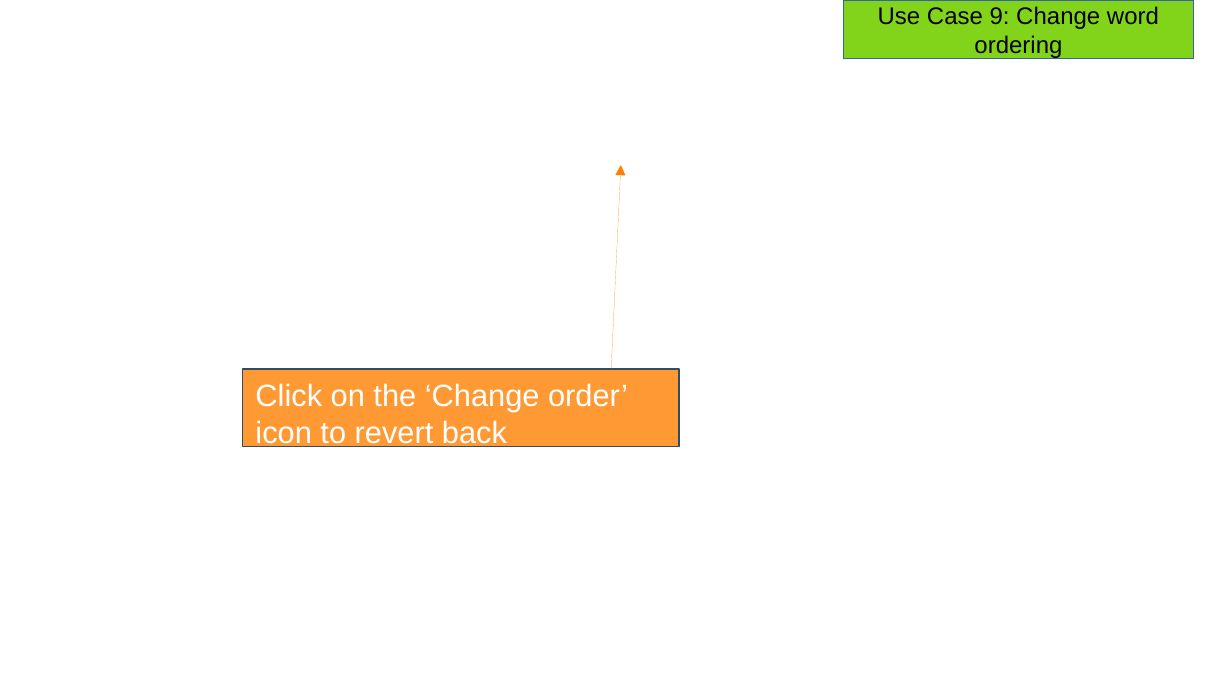
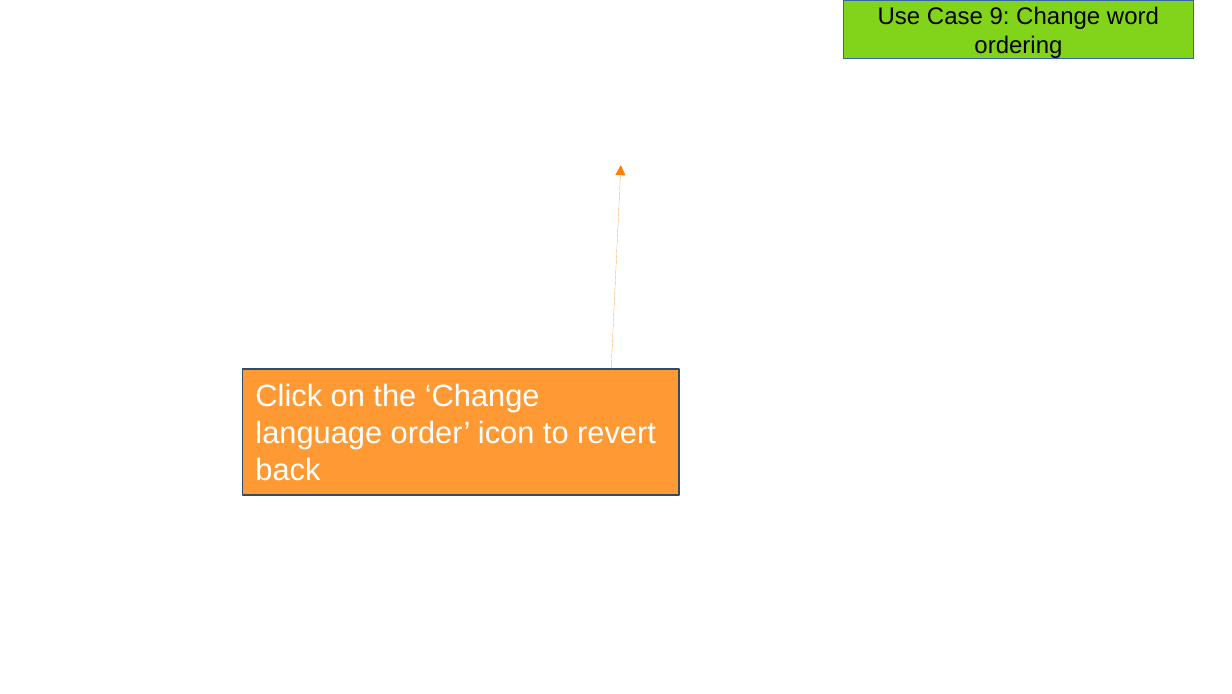
Before and after one commit to SaltyW123/gp20, a slide deck: slide 41 of dev/20200218/osp1/UI-Spec-Presentation/Demo_of_UI.odp. Drawn at 1232x694 pixels with LibreOffice and Linux fonts; fonts in the diff are those of the drawing; background and template pictures are left out. Boxes give left, top, right and bottom in pixels: in the first picture for what was removed or moved away, otherwise in the second. Text is boxed around its words. In the diff, an @@ line names an element or a change of style, - is before the commit and + after.

```diff
--- a/dev/20200218/osp1/UI-Spec-Presentation/Demo_of_UI.odp
+++ b/dev/20200218/osp1/UI-Spec-Presentation/Demo_of_UI.odp
@@ rectangle "Click on the ‘Change language ...": place and size @@
-rectangle "Click on the ‘Change language ..." at <box>243,368,680,446</box>
+rectangle "Click on the ‘Change language ..." at <box>243,368,680,494</box>
@@ text in rectangle at <box>255,383,656,481</box>: text changed @@
-Click on the ‘Change order’ icon to revert back
+Click on the ‘Change language order’ icon to revert back
```
Also in this commit, not shown: 15 other slides changed, 1 slide added, 21 other files.
